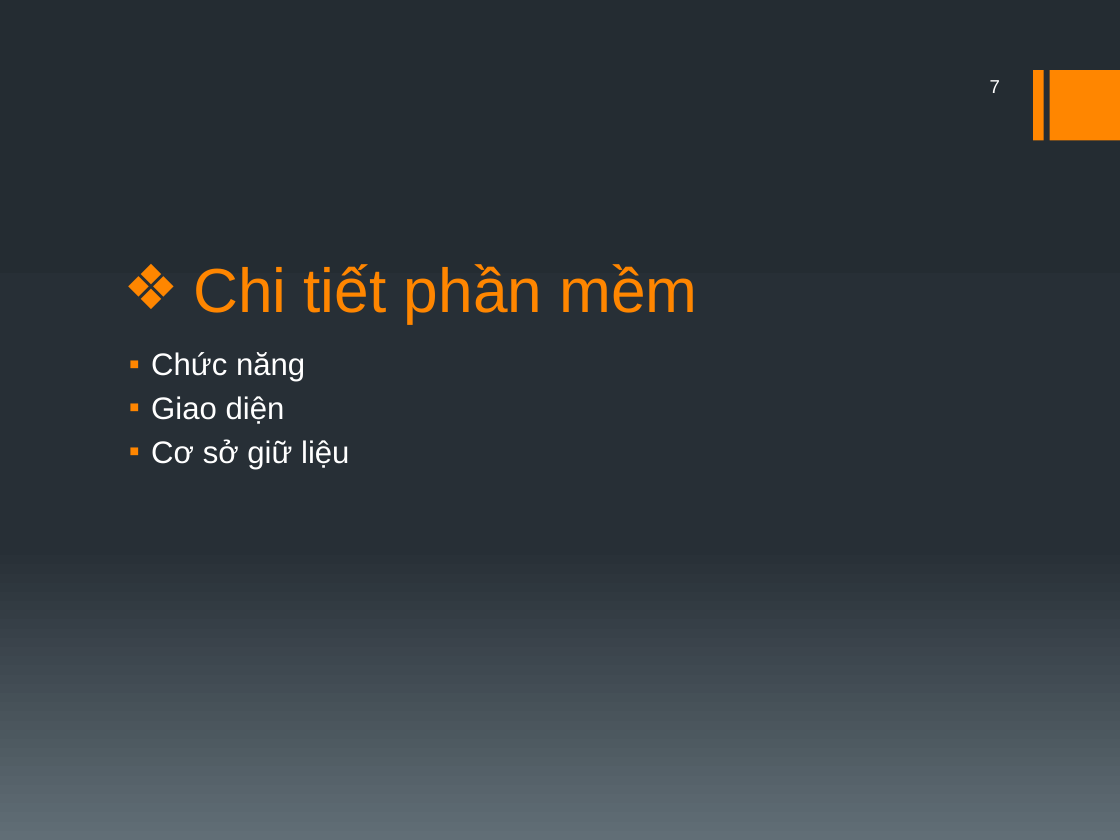
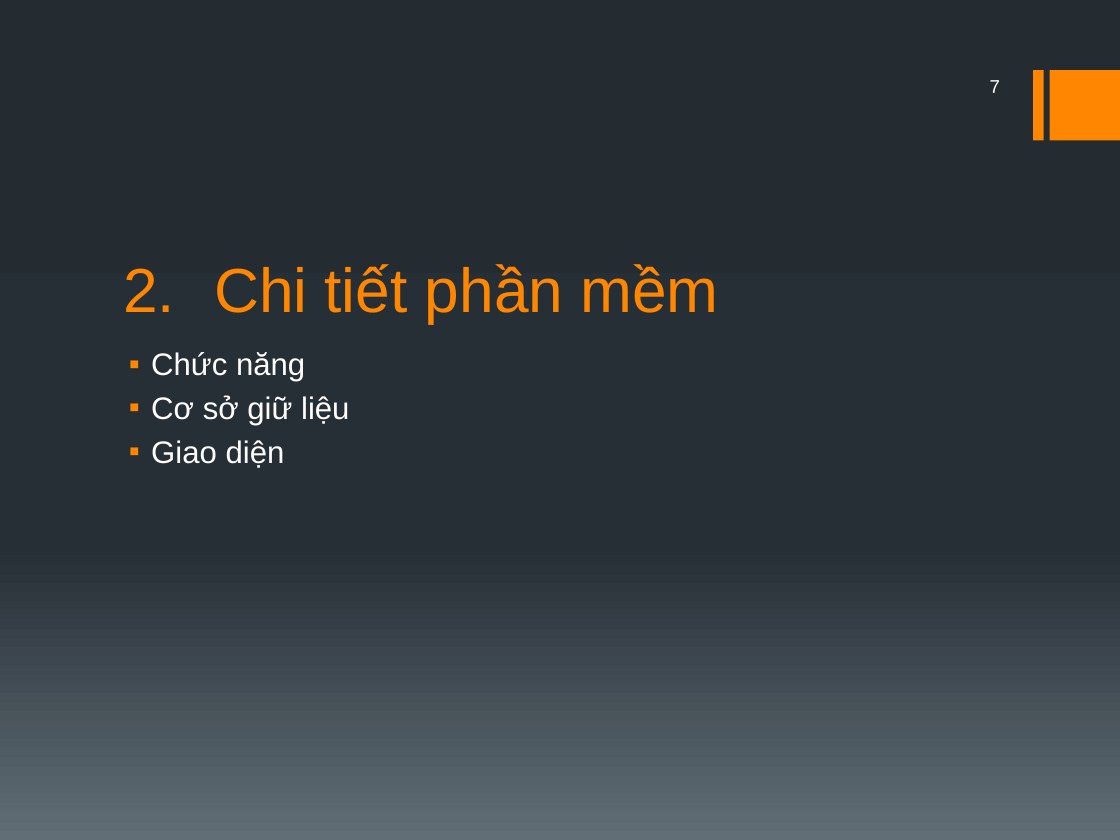
Before and after one commit to Hachiko001/CuaHang-NhaKho, a slide deck: slide 7 of Báo cáo/Báo cáo.pptx. Drawn at 1120x840 pixels with LibreOffice and Linux fonts; fonts in the diff are those of the drawing. Boxes give left, top, right and bottom in pixels: in the first picture for what was removed or moved away, otherwise in the second. Text is boxed around its words. In the diff, an @@ line names an element or a change of style, - is before the commit and + after.

```diff
--- a/Báo cáo/Báo cáo.pptx
+++ b/Báo cáo/Báo cáo.pptx
@@ title "Chi tiết phần mềm" at bbox=[214, 264, 718, 323]: bullet ❖ to 1. @@
@@ text at bbox=[151, 395, 349, 425]: paragraph added @@
+▪ Cơ sở giữ liệu
@@ text at bbox=[151, 439, 349, 469]: paragraph removed @@
-▪ Cơ sở giữ liệu
```
Also in this commit, not shown: 5 other slides changed, 4 slides added.
